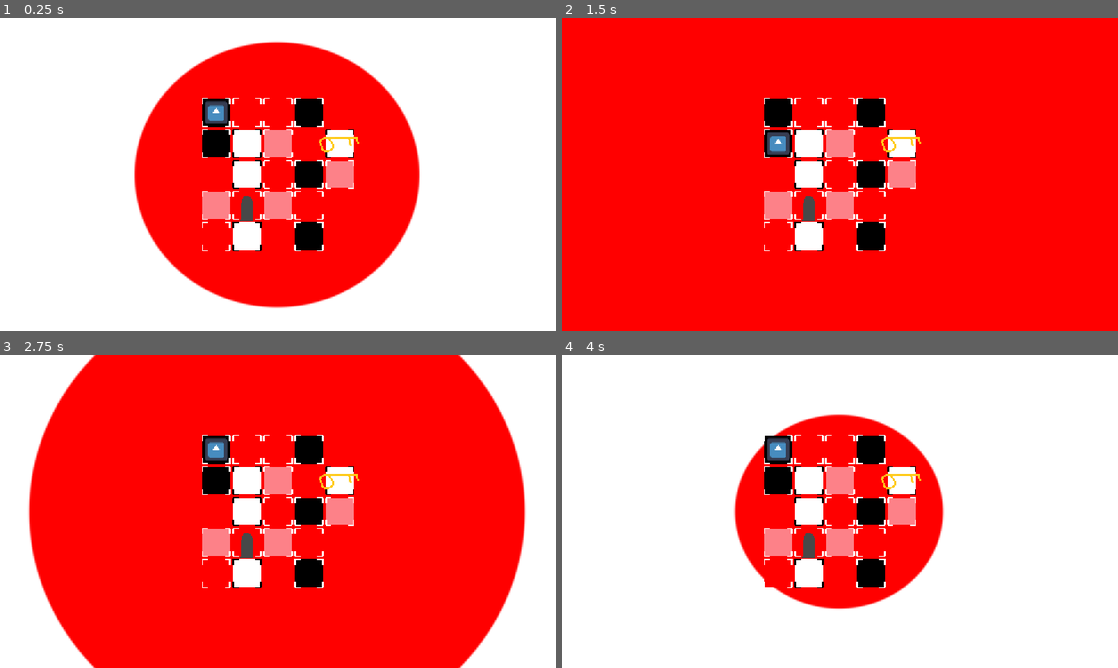
Above: before the commit, frames 1-4 (two rows, left to right).
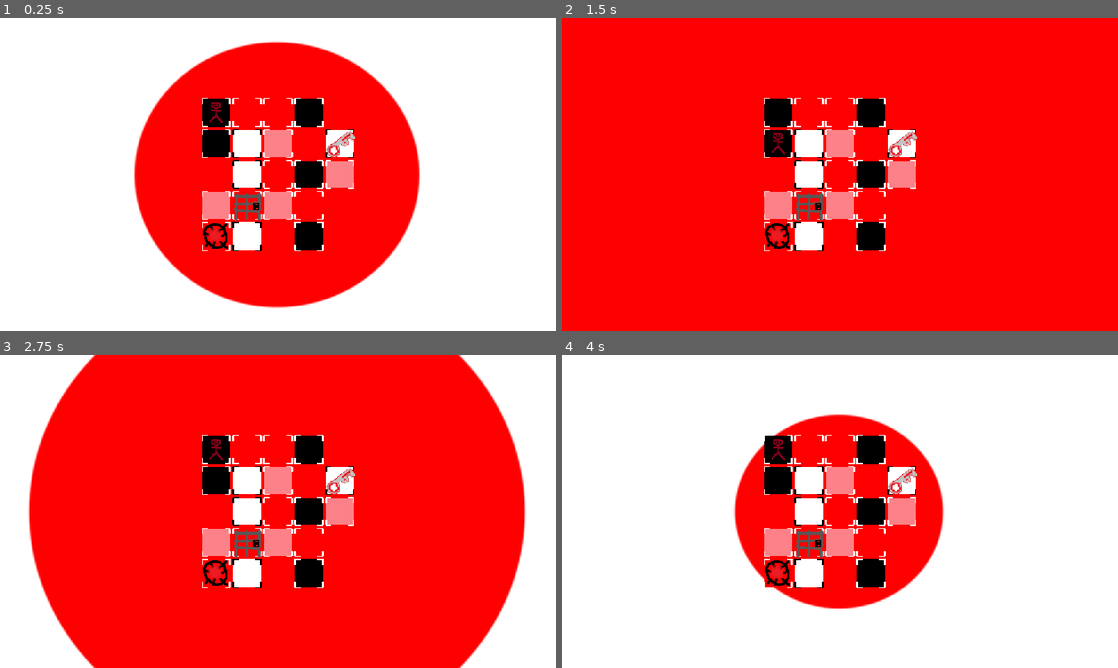
Above: after the commit, the same moments.

Repository: Raiderj9/confounding-calendar-2026
Game: Godot game, scene res://Grid/grid_movement.tscn
Same seed, same stepped clock (60 frames per second), same inputs: the game is played once before the commit and once after it. The engine's default icon, where the game draws it, is replaced by a stand-in: a white triangle on a blue panel in a dark square.
Inputs:
- Up to frame 1 (0.25 s): no input
- Up to frame 2 (1.5 s): tap Enter at 0.5 s; hold Right (ui_right) 0.53-1.28 s; tap R at 0.6 s; tap Space at 0.77 s; hold Down (ui_down) from 1.28 s (still down); tap 1 at 1.35 s
- Up to frame 3 (2.75 s): tap Space at 1.52 s; tap R at 1.55, 2.3 s; release Down (ui_down) at 2.03 s; hold Right (ui_right) from 2.03 s (still down); hold 2 from 2.03 s (still down)
- Up to frame 4 (4 s): release Right (ui_right) at 2.78 s; release 2 at 2.78 s; hold Up (ui_up) 2.78-3.53 s; tap 3 at 2.85 s; tap Space at 3.02, 3.77 s; tap R at 3.05, 3.8 s; hold Left (ui_left) from 3.53 s (still down); tap Z at 3.6 s

The runs differ from the first frame. In frame 1, 1.1% of the frame differs, in the area x 36-65%, y 26-74%; in frame 2, 1.1%, in the area x 36-65%, y 36-74%; in frame 3, 1.1%; in frame 4, 1.1%.

Commit message:
Complete Grid Game

Diff:
--- a/Grid/BoardController.gd
+++ b/Grid/BoardController.gd
@@ -61,7 +61,10 @@
 func initialize_items():
 	item_instances.clear()
 
-	for item in preset_items:
+	for i in range(preset_items.size()):
+		preset_items[i] = preset_items[i].duplicate()
+		var item = preset_items[i]
+
 		var instance = item.item_scene.instantiate()
 		instance.position = grid_to_world(item.position)
 		add_child(instance)
@@ -86,6 +89,7 @@
 			continue
 
 		player.get_collectable(item)
+		item.visible = false
 		item_instances[i].visible = item.visible
 
 
--- a/Grid/ItemScenes/DoorItem.tscn
+++ b/Grid/ItemScenes/DoorItem.tscn
@@ -5,5 +5,4 @@
 [node name="DoorItem" type="Node2D" unique_id=41461009]
 
 [node name="Sprite2D" type="Sprite2D" parent="." unique_id=745548763]
-scale = Vector2(0.05, 0.05)
 texture = ExtResource("1_cw2su")
--- /dev/null
+++ b/Grid/ItemScenes/GoalItem.tscn
@@ -0,0 +1,8 @@
+[gd_scene format=3 uid="uid://de24of5cnxayx"]
+
+[ext_resource type="Texture2D" uid="uid://d27av3tgkbja6" path="res://ItemSprites/goal.png" id="1_4pt1d"]
+
+[node name="GoalItem" type="Node2D" unique_id=2452818]
+
+[node name="Sprite2D" type="Sprite2D" parent="." unique_id=1644264960]
+texture = ExtResource("1_4pt1d")
--- a/Grid/ItemScenes/KeyItem.tscn
+++ b/Grid/ItemScenes/KeyItem.tscn
@@ -5,5 +5,4 @@
 [node name="KeyItem" type="Node2D" unique_id=1645251990]
 
 [node name="Sprite2D" type="Sprite2D" parent="." unique_id=1738290937]
-scale = Vector2(0.1, 0.1)
 texture = ExtResource("1_5if8a")
--- a/Grid/Player.gd
+++ b/Grid/Player.gd
@@ -4,6 +4,8 @@
 
 @export var board_controller: Node2D
 @export var move_duration: float = 0.15
+
+@export var win_text: RichTextLabel
 
 var grid_position: Vector2i = Vector2i(0, 0)
 var is_moving: bool = false
@@ -41,10 +43,10 @@
 		check_walkable()
 	)
 func get_collectable(item):
-	print("COLLECTING")
 	if item.item_name not in collectables:
 		collectables.append(item.item_name)
-		item.visible = false
+		if item.item_name == "goal":
+			win_text.move_to_center()
 
 
 func restore_state(position: Vector2i, dead: bool, collected_items):
@@ -52,6 +54,8 @@
 	is_dead = dead
 	is_moving = false
 	collectables = collected_items
+	if "goal" not in collected_items:
+		win_text.reset_position()
 
 	self.position = board_controller.grid_to_world(grid_position)
 	rotation_degrees = 180.0 if dead else 0.0
--- a/Grid/Player.tscn
+++ b/Grid/Player.tscn
@@ -1,12 +1,11 @@
 [gd_scene format=3 uid="uid://bn8rn7g273qsg"]
 
 [ext_resource type="Script" uid="uid://d1rxl0t120pr1" path="res://Grid/Player.gd" id="1_1d8ta"]
-[ext_resource type="Texture2D" uid="uid://xf1ryo2kmcta" path="res://icon.svg" id="1_pdkx5"]
+[ext_resource type="Texture2D" uid="uid://db784p0tr67c7" path="res://ItemSprites/player.png" id="2_1d8ta"]
 
 [node name="Player" type="Node2D" unique_id=791023873]
 scale = Vector2(0.59999985, 0.59999985)
 script = ExtResource("1_1d8ta")
 
-[node name="Icon" type="Sprite2D" parent="." unique_id=1153562975]
-scale = Vector2(0.515625, 0.515625)
-texture = ExtResource("1_pdkx5")
+[node name="Sprite2D" type="Sprite2D" parent="." unique_id=183622581]
+texture = ExtResource("2_1d8ta")
--- a/Grid/UndoController.gd
+++ b/Grid/UndoController.gd
@@ -16,7 +16,7 @@
 	player.check_walkable()
 
 func move_player(direction: Vector2i):
-	if player.is_moving or player.is_dead:
+	if player.is_moving or player.is_dead or "goal" in player.get_collected_items():
 		return
 
 	var target = player.grid_position + direction
@@ -39,7 +39,7 @@
 		"board_items": board_controller.get_items(),
 		"player_position": player.grid_position,
 		"player_dead": player.is_dead,
-		"collectables": player.get_collected_items()
+		"collectables": player.get_collected_items().duplicate()
 	}
 
 	snapshots.append(snapshot)
--- a/Grid/grid_movement.tscn
+++ b/Grid/grid_movement.tscn
@@ -3,6 +3,7 @@
 [ext_resource type="Script" uid="uid://bt4a18t8ow547" path="res://Grid/BackgroundController.gd" id="1_2pjv3"]
 [ext_resource type="Script" uid="uid://by8ax1om12rjy" path="res://Grid/BoardController.gd" id="1_451mp"]
 [ext_resource type="PackedScene" uid="uid://jbdcx485v76e" path="res://Grid/GridTile.tscn" id="2_2pjv3"]
+[ext_resource type="Script" uid="uid://dtwnnlgx2k6ly" path="res://Utilities/WinText.gd" id="2_e0tae"]
 [ext_resource type="Script" uid="uid://niithktukvrs" path="res://Grid/TileColor.gd" id="3_x65sb"]
 [ext_resource type="Script" uid="uid://dfp6jjlu7gw51" path="res://Grid/PresetItem.gd" id="5_a2yhn"]
 [ext_resource type="PackedScene" uid="uid://dito5ifkk8v61" path="res://Grid/ItemScenes/KeyItem.tscn" id="6_3fve5"]
@@ -10,6 +11,8 @@
 [ext_resource type="PackedScene" uid="uid://bn8rn7g273qsg" path="res://Grid/Player.tscn" id="6_x65sb"]
 [ext_resource type="Script" uid="uid://2xddrf1ckqtq" path="res://Grid/UndoController.gd" id="7_a2yhn"]
 [ext_resource type="PackedScene" uid="uid://btg1qbamaur0p" path="res://Grid/ItemScenes/DoorItem.tscn" id="7_t57oa"]
+[ext_resource type="PackedScene" uid="uid://de24of5cnxayx" path="res://Grid/ItemScenes/GoalItem.tscn" id="8_t57oa"]
+[ext_resource type="Script" uid="uid://bgs4b1xeg2vmw" path="res://Utilities/ShakeEffect.gd" id="12_cr84u"]
 
 [sub_resource type="Resource" id="Resource_2pjv3"]
 script = ExtResource("3_x65sb")
@@ -45,6 +48,22 @@
 position = Vector2i(1, 3)
 item_scene = ExtResource("7_t57oa")
 metadata/_custom_type_script = "uid://dfp6jjlu7gw51"
+
+[sub_resource type="Resource" id="Resource_hwwm8"]
+script = ExtResource("5_a2yhn")
+item_name = "goal"
+position = Vector2i(0, 4)
+item_scene = ExtResource("8_t57oa")
+collectable = true
+metadata/_custom_type_script = "uid://dfp6jjlu7gw51"
+
+[sub_resource type="RichTextEffect" id="RichTextEffect_cr84u"]
+script = ExtResource("12_cr84u")
+bounce_height = 18.095
+horizontal_sway = 1.06
+speed = 2.955
+spacing = 1.63
+metadata/_custom_type_script = "uid://bgs4b1xeg2vmw"
 
 [node name="GridMovement" type="Node2D" unique_id=1914188075]
 
@@ -85,13 +104,14 @@
 background_controller = NodePath("../BackgroundController")
 tile_colors = Array[ExtResource("3_x65sb")]([SubResource("Resource_2pjv3"), SubResource("Resource_6dpd2"), SubResource("Resource_x65sb"), SubResource("Resource_ls3q4")])
 tile_scene = ExtResource("2_2pjv3")
-preset_items = Array[ExtResource("5_a2yhn")]([SubResource("Resource_ion7q"), SubResource("Resource_kkeeh")])
+preset_items = Array[ExtResource("5_a2yhn")]([SubResource("Resource_ion7q"), SubResource("Resource_kkeeh"), SubResource("Resource_hwwm8")])
 
 [node name="Camera2D" type="Camera2D" parent="." unique_id=1487329569]
 
-[node name="Player" parent="." unique_id=791023873 node_paths=PackedStringArray("board_controller") instance=ExtResource("6_x65sb")]
+[node name="Player" parent="." unique_id=791023873 node_paths=PackedStringArray("board_controller", "win_text") instance=ExtResource("6_x65sb")]
 scale = Vector2(0.7199985, 0.7199985)
 board_controller = NodePath("../BoardController")
+win_text = NodePath("../ForegroundController/RichTextLabel")
 
 [node name="InputController" type="Node2D" parent="." unique_id=160947401 node_paths=PackedStringArray("undo_controller")]
 script = ExtResource("6_ls3q4")
@@ -101,3 +121,35 @@
 script = ExtResource("7_a2yhn")
 board_controller = NodePath("../BoardController")
 player = NodePath("../Player")
+
+[node name="ForegroundController" type="Control" parent="." unique_id=82924333]
+layout_mode = 3
+anchors_preset = 0
+offset_left = -582.0
+offset_top = -337.0
+offset_right = 596.0
+offset_bottom = 342.0
+
+[node name="RichTextLabel" type="RichTextLabel" parent="ForegroundController" unique_id=1035282189]
+layout_mode = 1
+anchors_preset = 15
+anchor_right = 1.0
+anchor_bottom = 1.0
+offset_left = 39.0
+offset_top = -435.0
+offset_right = -61.0
+offset_bottom = -850.0
+grow_horizontal = 2
+grow_vertical = 2
+pivot_offset = Vector2(538.015, 0)
+theme_override_colors/default_color = Color(0.94509804, 0, 0.23529412, 1)
+theme_override_constants/outline_size = 56
+theme_override_font_sizes/normal_font_size = 193
+bbcode_enabled = true
+text = "[celebrate]You Win![/celebrate]"
+fit_content = true
+scroll_active = false
+horizontal_alignment = 1
+vertical_alignment = 1
+custom_effects = [SubResource("RichTextEffect_cr84u")]
+script = ExtResource("2_e0tae")
--- /dev/null
+++ b/Utilities/ShakeEffect.gd
@@ -0,0 +1,23 @@
+@tool
+extends RichTextEffect
+class_name CelebrateEffect
+
+var bbcode = "celebrate"
+
+@export var bounce_height: float = 18.0
+@export var horizontal_sway: float = 2.0
+@export var speed: float = 10.0
+@export var spacing: float = 0.8
+
+func _process_custom_fx(char_fx):
+	var phase = char_fx.elapsed_time * speed - char_fx.relative_index * spacing
+
+	var bounce = abs(sin(phase))
+	var sway = sin(phase * 0.5)
+
+	char_fx.offset = Vector2(
+		sway * horizontal_sway,
+		-bounce * bounce_height
+	)
+
+	return true
--- /dev/null
+++ b/Utilities/WinText.gd
@@ -0,0 +1,29 @@
+extends RichTextLabel
+
+@export var animation_duration: float = 0.5
+
+var starting_position: Vector2
+var starting_scale: Vector2
+var current_tween: Tween
+
+func _ready():
+	starting_position = position
+	starting_scale = scale
+	scale = starting_scale * 0.3
+
+func move_to_center():
+	if current_tween and current_tween.is_running():
+		current_tween.kill()
+
+	var target_position = (get_viewport_rect().size - size) / 2
+	current_tween = create_tween()
+	current_tween.set_parallel(true)
+	current_tween.tween_property(self, "position", target_position, animation_duration)
+	current_tween.tween_property(self, "scale", starting_scale, animation_duration)
+
+func reset_position():
+	if current_tween and current_tween.is_running():
+		current_tween.kill()
+
+	position = starting_position
+	scale = starting_scale * 0.3
Binary file changed: ItemSprites/door.png
Binary file added: ItemSprites/goal.png
Not shown, added: ItemSprites/goal.png.import
Binary file changed: ItemSprites/key.png
Binary file added: ItemSprites/player.png
Not shown, added: ItemSprites/player.png.import
Not shown, added: Utilities/ShakeEffect.gd.uid
Not shown, added: Utilities/WinText.gd.uid
